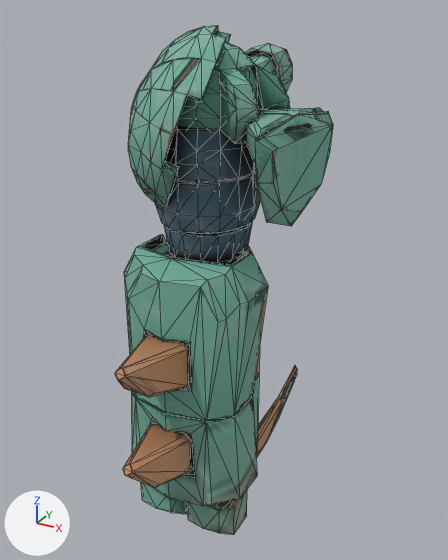
Renders of the glTF model public/3d/tank/D-29.glb from each side of a commit.
Before and after are seen from a 50 mm lens placed at (0.078, -1.518, 1.731), pointed at (-0.807, 0.091, 0.926). Arrows for +X, +Y and +Z are at lower left; the lights stay in place. Mesh edges are drawn as thin lines. Vertices at the same position are counted once.

Names of what the first picture shows: 'D-29'.
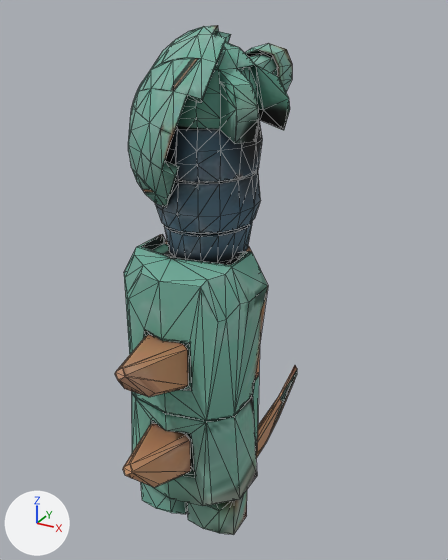
Boxes [x1, y1, x2, y2] around the edits, measured in the pictures (448 x 560 px):
'D-29', reshaped (16% narrower)
    before: [115, 25, 333, 535]
    after: [115, 25, 297, 535]
part 1 of me_tank_chest_2_001, deleted (green)
    before: [246, 108, 333, 226]

The edits, one by one:
me_tank_chest_2_001 is used by ob_d_29; location (0.0, 0.0, 0.0).
me_tank_chest_2_001 had 1130 vertices, 2116 faces and spanned x -1.05..-0.52, y -0.43..0.6, z 0.1..1.69.
me_tank_chest_2_001 now has 1069 vertices, 1994 faces and spans x -1.05..-0.6, y -0.43..0.6, z 0.1..1.69.
Part 1, on me_tank_chest_2_001:
61 vertices are removed from x -0.72..-0.52, y -0.24..0.24, z 1.18..1.49.
122 faces are deleted.
